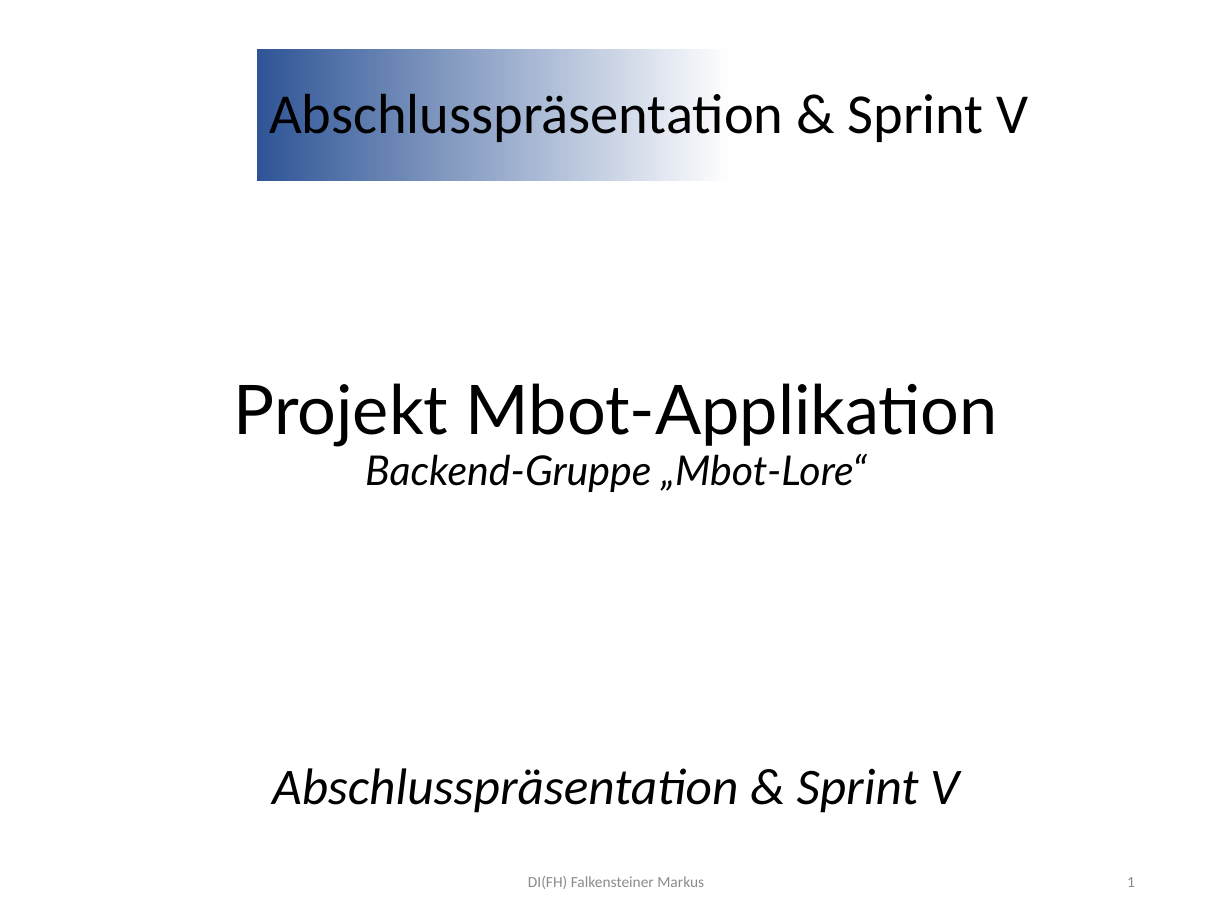
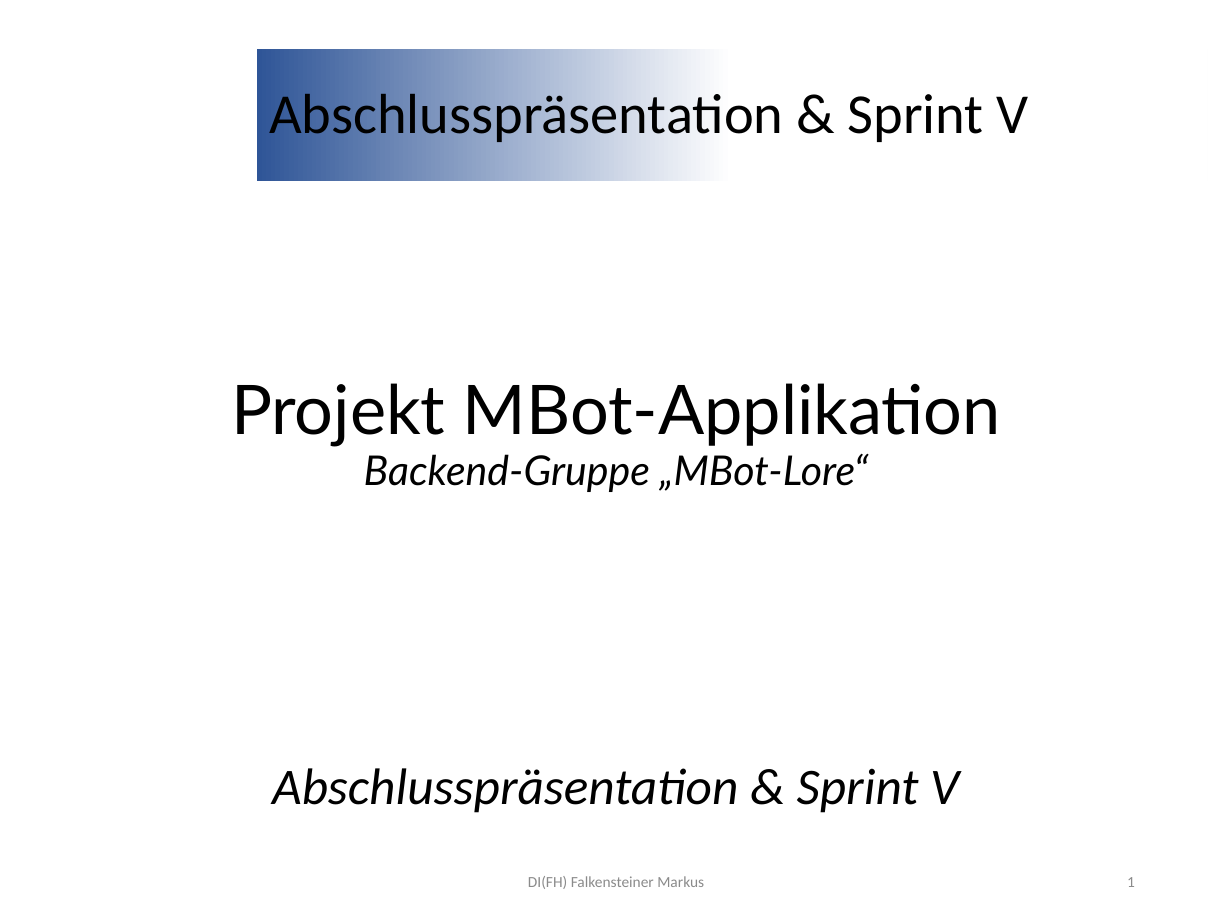
Before and after one commit to jonasaberger/SYP4_MBOT_G1, a slide deck: slide 1 of 02_Backend/!_Docs/INF4_SYP_Gruppe1_Abschlusspräsentation.pptx. Drawn at 1232x924 pixels with LibreOffice and Linux fonts; fonts in the diff are those of the drawing; background and template pictures are left out. Boxes give left, top, right and bottom in pixels: in the first picture for what was removed or moved away, otherwise in the second. Text is boxed around its words. In the diff, an @@ line names an element or a change of style, - is before the commit and + after.

Commit message:
docs: Update Abschlusspräsentation presentation file

```diff
--- a/02_Backend/!_Docs/INF4_SYP_Gruppe1_Abschlusspräsentation.pptx
+++ b/02_Backend/!_Docs/INF4_SYP_Gruppe1_Abschlusspräsentation.pptx
@@ text at [231,383,1001,492]: text changed @@
-Projekt Mbot-Applikation
-Backend-Gruppe „Mbot-Lore“
+Projekt MBot-Applikation
+Backend-Gruppe „MBot-Lore“
```
Also in this commit, not shown: 13 other slides changed, 1 slide added, 1 slide removed.
